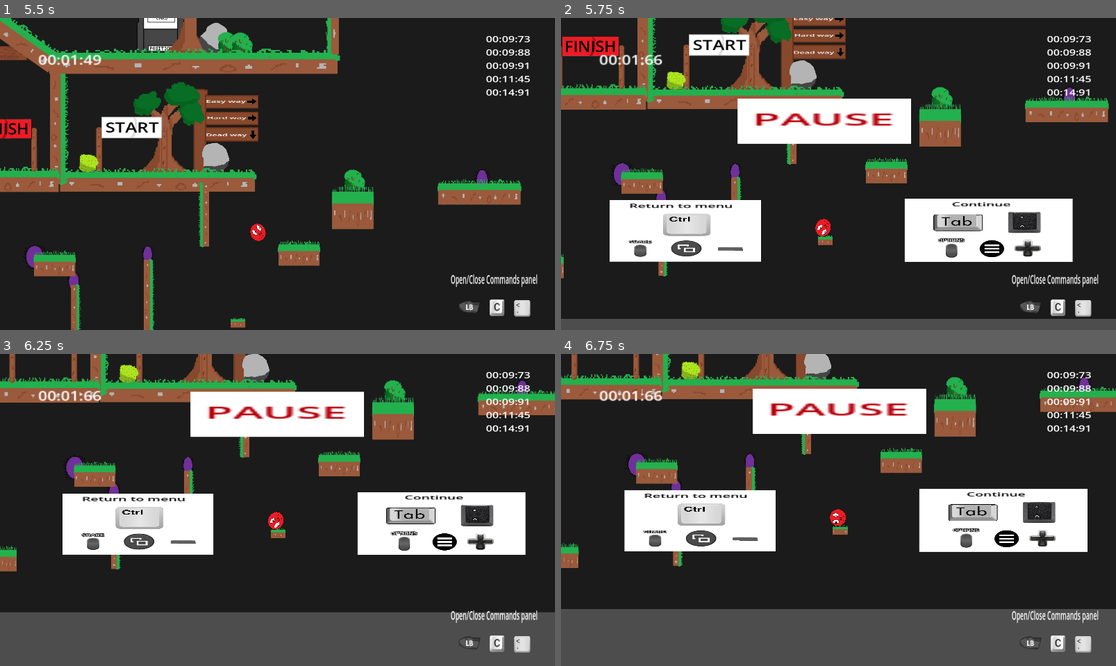
Above: before the commit, frames 1-4 (two rows, left to right).
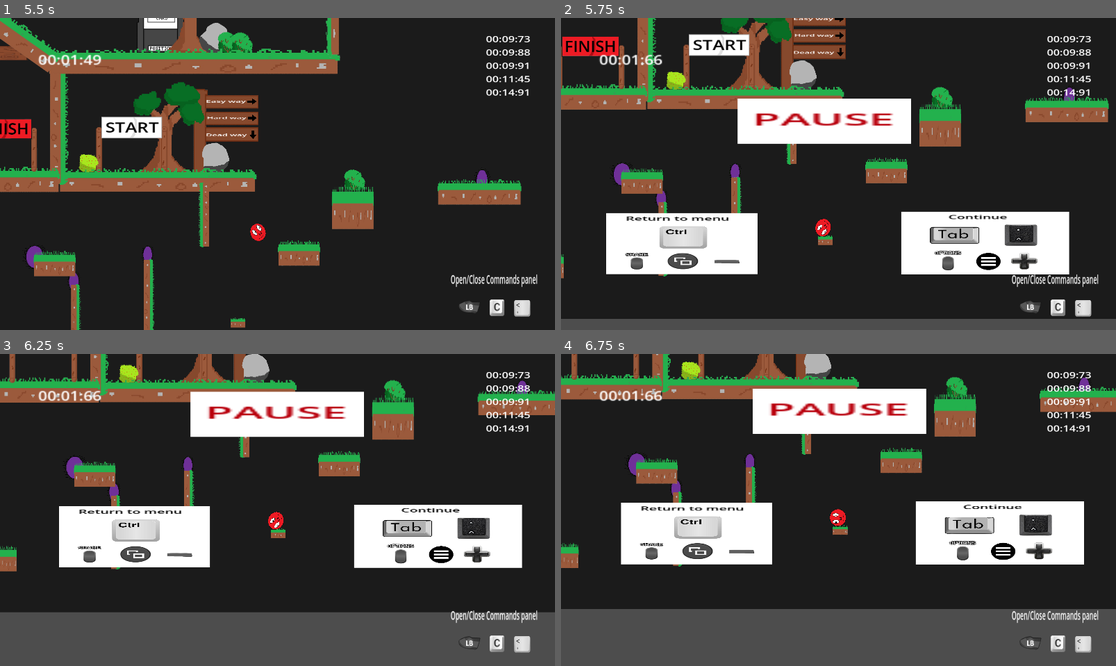
Above: after the commit, the same moments.

Repository: Mahnwe/TheBallThatWasUwU
Game: Godot game, scene res://Scenes/menu.tscn
The game is run twice, just before and just after one commit, with the same random seed, the same clock (stepped at 60 frames per second) and the same inputs.
Inputs (mouse positions are in pixels of both pictures, inside the frame that each line leads up to):
- Up to frame 1 (5.5 s): click "Level 1" at 0.5 s; tap Enter at 1.25 s; move the mouse to (399, 158) at 1.27 s; hold D (move_right) 1.28-2.78 s; tap X (dash) at 1.35, 3.6 s; click (399, 158) at 1.42 s; tap Space (jump) at 1.52, 2.27, 3.77, 4.52, 5.27 s; move the mouse to (166, 189) at 2.02 s; tap F (next_level) at 2.1, 4.35 s; move the mouse to (333, 105) at 2.77 s; hold A (move_left) 2.78-3.53 s; tap C (open_commands) at 2.85, 5.1 s; move the mouse to (249, 236) at 3.52 s; hold D (move_right) 3.53-5.03 s; click (249, 236) at 3.67 s; tap E (restart_save) at 4.25 s; move the mouse to (444, 220) at 4.27 s; tap Ctrl (menu_when_finish) at 4.9 s; tap R (restart_level) at 5 s; move the mouse to (111, 127) at 5.02 s; hold A (move_left) from 5.03 s (still down)
- Up to frame 2 (5.75 s): keep holding A (move_left); tap Tab (pause) at 5.65 s
- Up to frame 3 (6.25 s): move the mouse to (305, 510) at 5.77 s; release A (move_left) at 5.78 s; hold D (move_right) from 5.78 s (still down); tap X (dash) at 5.85 s; click (305, 510) at 5.92 s
- Up to frame 4 (6.75 s): move the mouse to (755, 432) at 6.52 s; release D (move_right) at 6.53 s; hold A (move_left) from 6.53 s (still down); tap F (next_level) at 6.6 s

Frame 1 is identical in both runs. In frame 2, 8.4% of the frame differs, in the area x 8-93%, y 57-83%; in frame 3, 8.3%; in frame 4, 8.3%.

Commit message:
Replace some nodes in pause UI

Diff:
--- a/Scenes/pause.tscn
+++ b/Scenes/pause.tscn
@@ -43,10 +43,10 @@
 [node name="Label2" type="Label" parent="."]
 z_index = 5
 layout_mode = 0
-offset_left = 277.0
-offset_top = 757.0
-offset_right = 409.0
-offset_bottom = 858.0
+offset_left = 265.0
+offset_top = 828.0
+offset_right = 397.0
+offset_bottom = 929.0
 scale = Vector2(2.92302, 1.95431)
 theme_override_colors/font_color = Color(0, 0, 0, 1)
 text = "Return to menu"
@@ -81,16 +81,17 @@
 [node name="Label3" type="Label" parent="."]
 z_index = 5
 layout_mode = 0
-offset_left = 1269.0
-offset_top = 749.0
-offset_right = 1446.0
-offset_bottom = 850.0
+offset_left = 1257.0
+offset_top = 820.0
+offset_right = 1434.0
+offset_bottom = 921.0
 scale = Vector2(2.88, 1.92)
 theme_override_colors/font_color = Color(0, 0, 0, 1)
 text = "          Continue"
 
 [node name="ColorRect2" type="ColorRect" parent="Label3"]
 z_index = -1
+layout_mode = 0
 offset_left = -15.0
 offset_top = -4.0
 offset_right = 26.0
